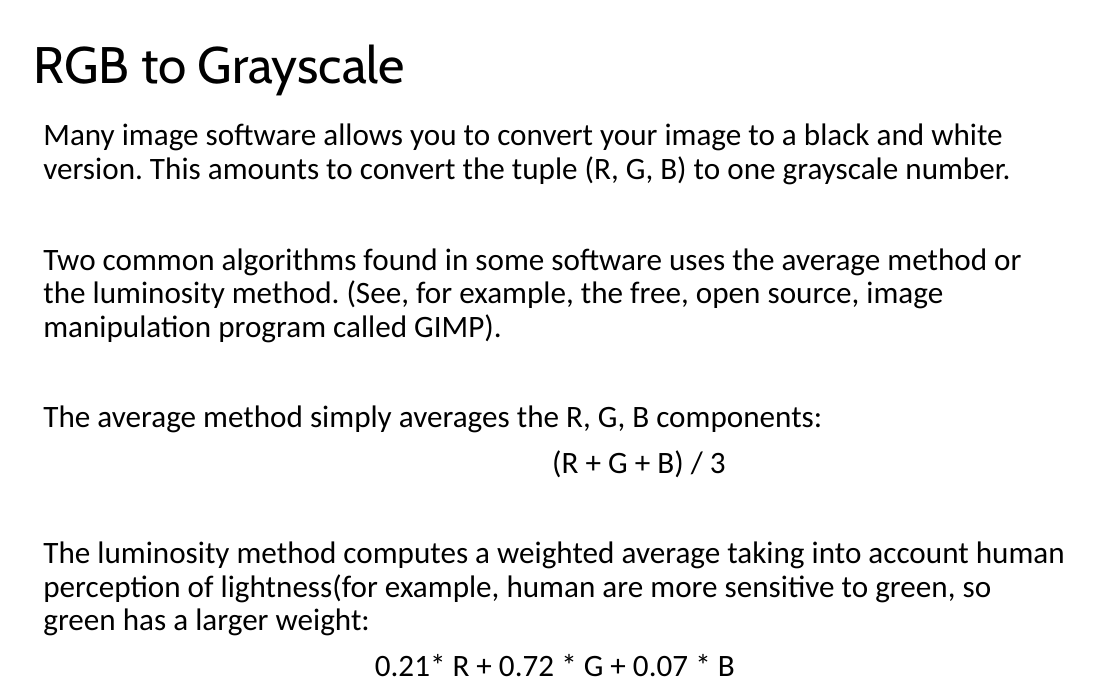
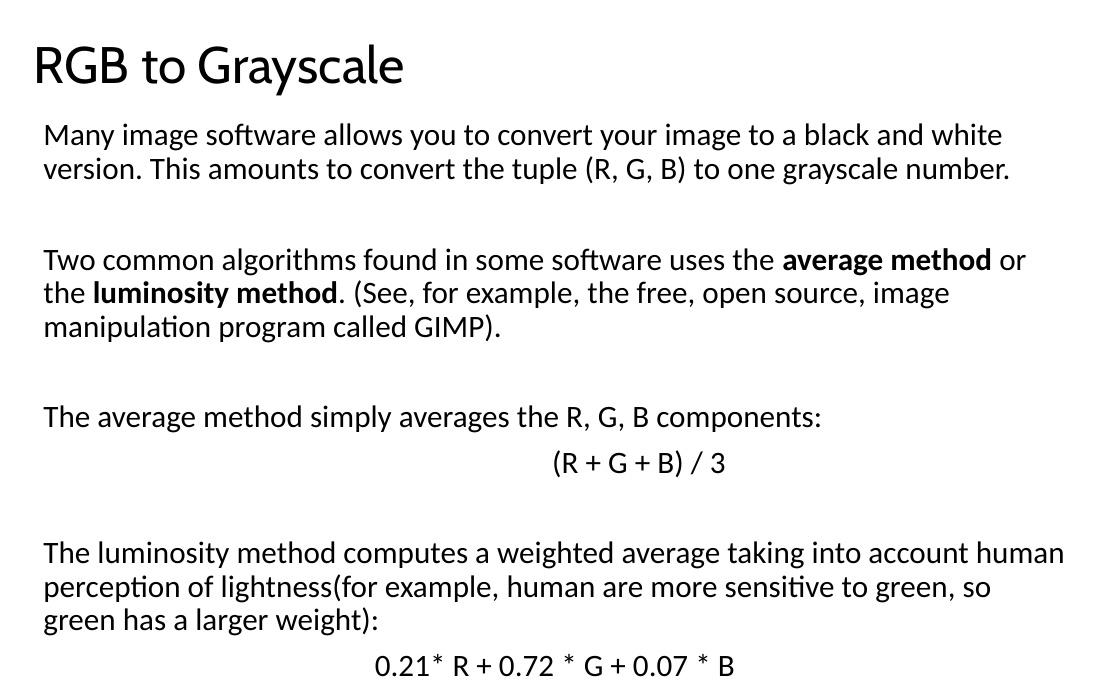
Before and after one commit to LongBaoNguyen/longbaonguyen.github.io, a slide deck: slide 28 of courses/apcsp/lect14.pptx. Drawn at 1120x700 pixels with LibreOffice and Linux fonts; fonts in the diff are those of the drawing. Boxes give left, top, right and bottom in pixels: in the first picture for what was removed or moved away, otherwise in the second. Text is boxed around its words. In the diff, an @@ line names an element or a change of style, - is before the commit and + after.

```diff
--- a/courses/apcsp/lect14.pptx
+++ b/courses/apcsp/lect14.pptx
@@ text at <box>43,248,1026,343</box>: bold on in "average method luminosity method." @@
@@ text at <box>43,541,1065,636</box>: text changed @@
-The luminosity method computes a weighted average taking into account human perception of lightness(for example, human are more sensitive to green, so green has a larger weight:
+The luminosity method computes a weighted average taking into account human perception of lightness(for example, human are more sensitive to green, so green has a larger weight):
```
Also in this commit, not shown: 4 other slides changed.
